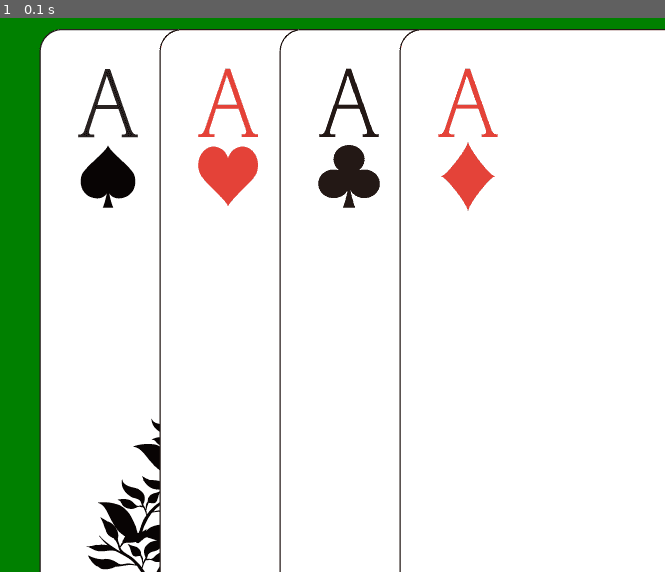
Above: before the commit, frame 1.
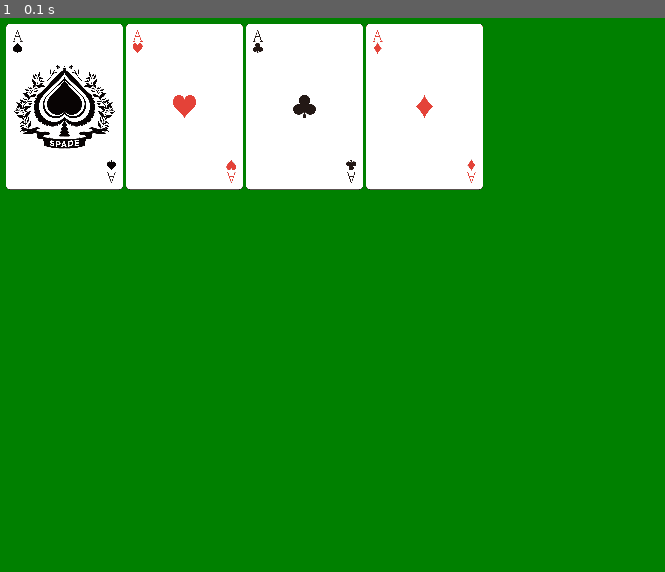
Above: after the commit, the same moment.

Repository: kaseyuina/pygame_test
Game: pygame game, started from pygame_test.py
Same seed, same stepped clock (60 frames per second), same inputs: the game is played once before the commit and once after it.
Inputs:
- Up to frame 1 (0.1 s): no input

The runs differ from the first frame. In frame 1, 80% of the frame differs, in the area x 0-100%, y 1-100%.

Commit message:
Changed card size

Diff:
--- a/pygame_test.py
+++ b/pygame_test.py
@@ -15,6 +15,14 @@
 card_2_image = pygame.image.load(".\images\A of Heart.png")
 card_3_image = pygame.image.load(".\images\A of Club.png")
 card_4_image = pygame.image.load(".\images\A of Diamond.png")
+image1_width, image1_height = card_1_image.get_size()
+image2_width, image2_height = card_2_image.get_size()
+image3_width, image3_height = card_3_image.get_size()
+image4_width, image4_height = card_4_image.get_size()
+card_1_image = pygame.transform.scale(card_1_image, (image1_width // 6, image1_height // 6))
+card_2_image = pygame.transform.scale(card_2_image, (image2_width // 6, image2_height // 6))
+card_3_image = pygame.transform.scale(card_3_image, (image3_width // 6, image3_height // 6))
+card_4_image = pygame.transform.scale(card_4_image, (image4_width // 6, image4_height // 6))
 
 # Position and size of spirites
 CARD_WIDTH = 100
@@ -24,7 +32,7 @@
 # Original position
 # CARD_X = SCREEN_WIDTH / 2 - CARD_WIDTH / 2
 # CARD_Y = SCREEN_HEIGHT / 2 - CARD_HEIGHT / 2
-CARD_X = 50
+CARD_X = 20
 CARD_Y = 50
 
 # Game loop
